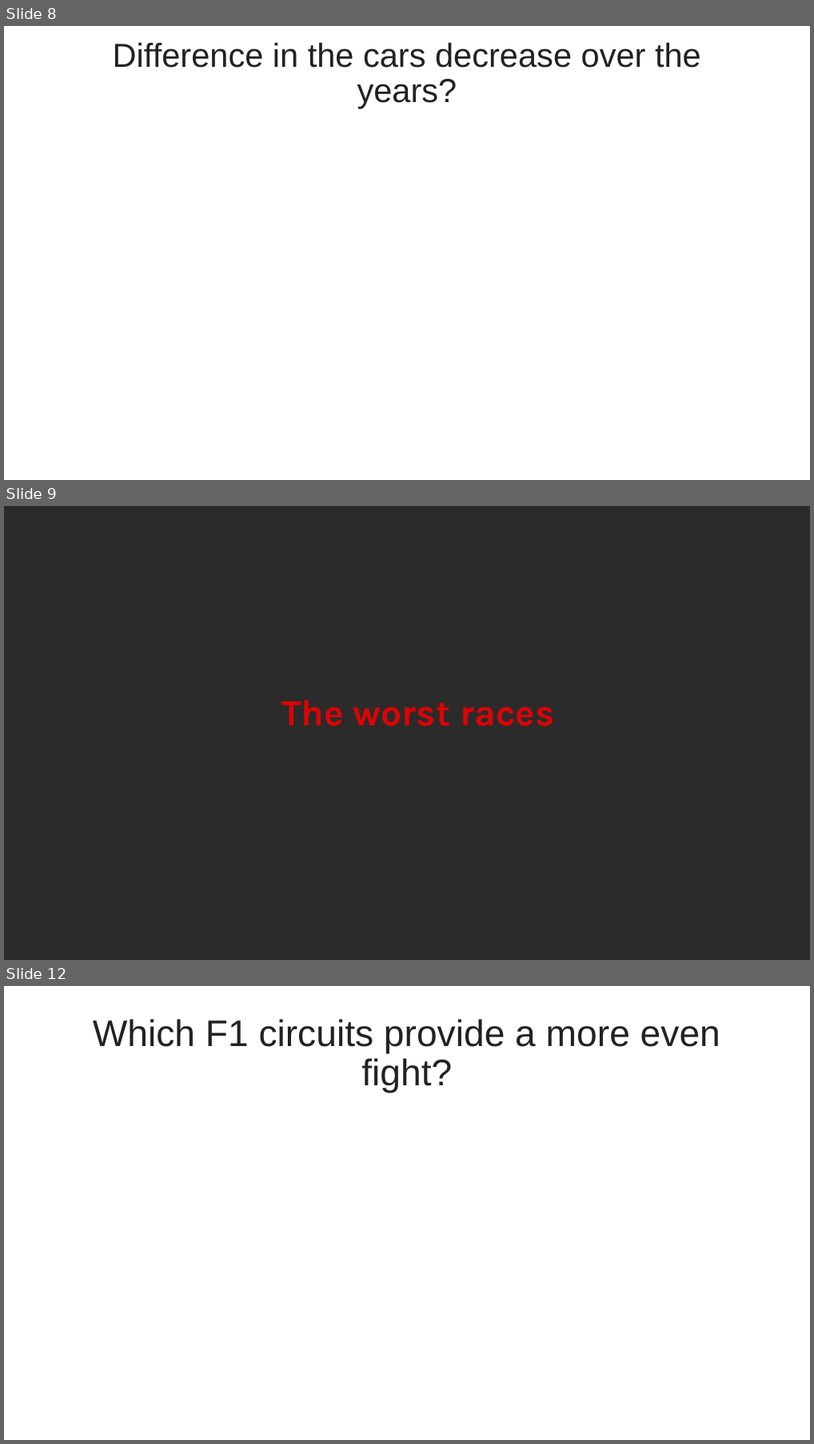
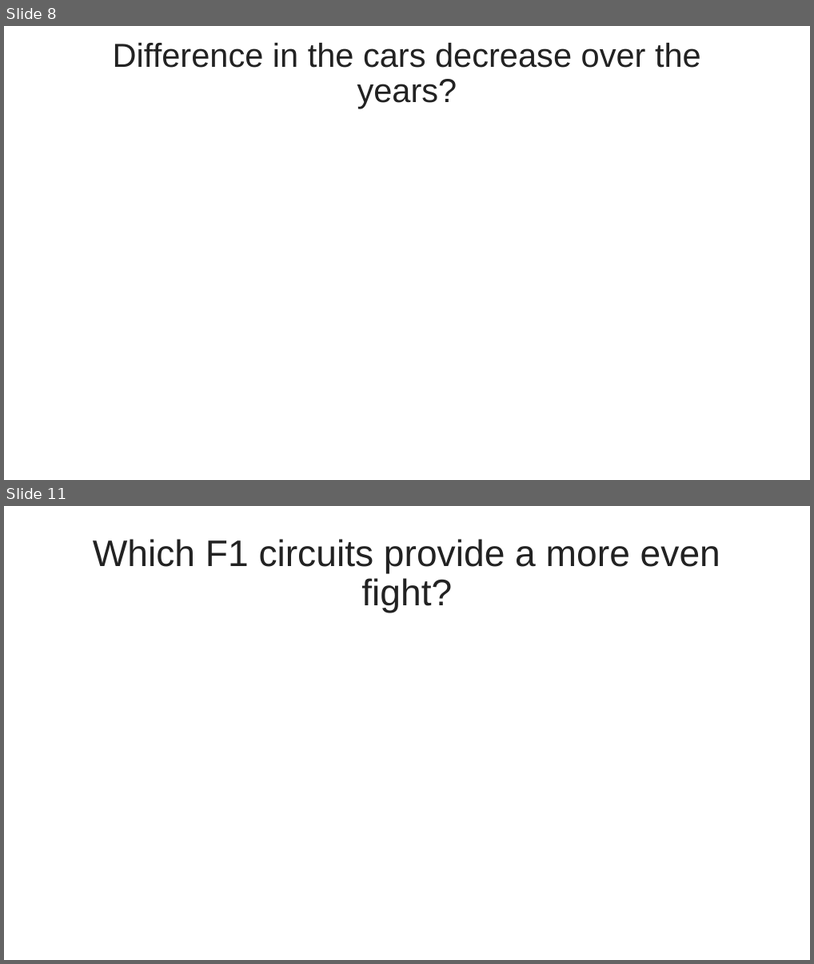
Before and after one commit to MateuszMajak/R_Visual, a slide deck: Presentation/F1_Presentation_Moyo_Majak.pptx. Shown one above the other, each under a label of ours: slides 8, 9 and 12 before the commit, slides 8 and 11 after it; the slides between them are not shown. The pictures are 814x1444 and 814x964 pixels, drawn with LibreOffice and Linux fonts; fonts in the diff are those of the drawing; background and template pictures are left out; a plain dark background stands for a picture behind light text. Boxes give left, top, right and bottom in pixels: in the first picture for what was removed or moved away, otherwise in the second. Text is boxed around its words. In the diff, an @@ line names an element or a change of style, - is before the commit and + after.

```diff
--- a/Presentation/F1_Presentation_Moyo_Majak.pptx
+++ b/Presentation/F1_Presentation_Moyo_Majak.pptx
@@ slide 9 removed at bbox=[4, 506, 810, 960], background picture (left out) @@
@@ title removed at bbox=[282, 700, 554, 726] @@
-The worst races
@@ what was slide 12 is now slide 11 @@
```
Also in this commit, not shown: 3 slides changed, 4 slides added, 4 other slides removed, 1 other file.
